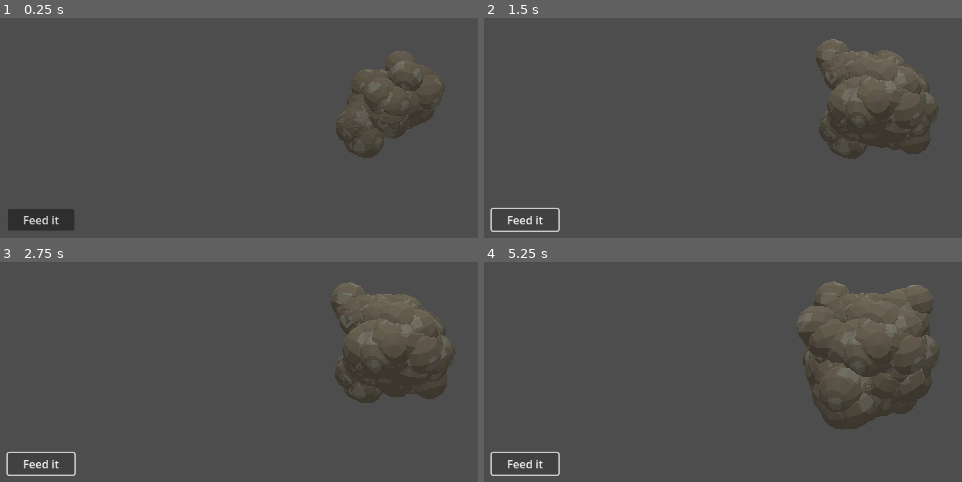
Above: before the commit, frames 1-4 (two rows, left to right).
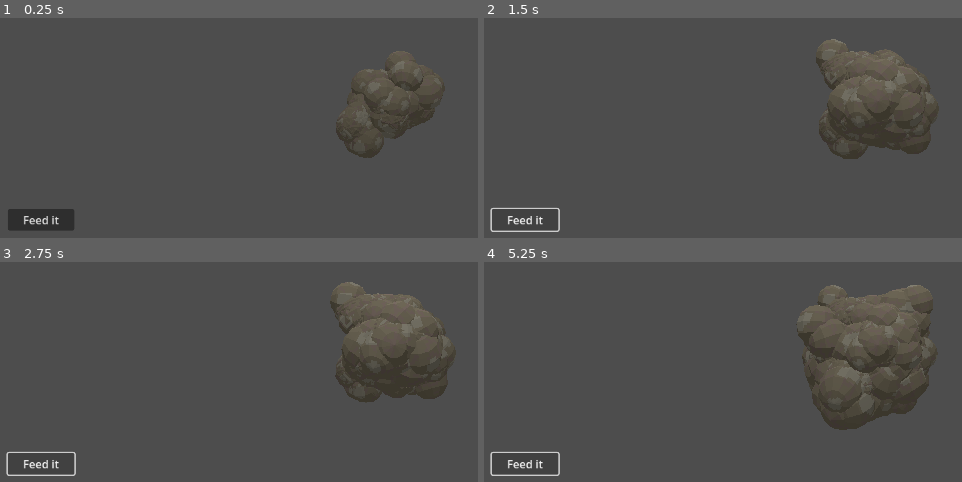
Above: after the commit, the same moments.

Repository: glaslan/biomass-accumulator
Game: Godot game, scene res://main.tscn
Two runs of this game, one before a commit and one after it. Both use one fixed random seed, a clock stepped at 60 frames per second and the inputs below.
Inputs:
- Up to frame 1 (0.25 s): no input
- Up to frame 2 (1.5 s): click "Feed it" at 0.5 s; click "Feed it" at 1.25 s
- Up to frame 3 (2.75 s): click "Feed it" at 2 s
- Up to frame 4 (5.25 s): tap Enter at 3.5, 5 s; tap Space at 4.25 s

The runs differ from the first frame. In frame 2, less than 0.1% of the frame differs, in the area x 69-94%, y 10-65%; in frame 3, 0.2%; in frame 4, 0.8%, in the area x 65-95%, y 8-77%.

Commit message:
create breathing component

Diff:
--- a/project/bio_node.tscn
+++ b/project/bio_node.tscn
@@ -1,7 +1,13 @@
-[gd_scene load_steps=2 format=3 uid="uid://dok5on1wvpbhq"]
+[gd_scene load_steps=4 format=3 uid="uid://dok5on1wvpbhq"]
 
 [ext_resource type="PackedScene" uid="uid://bew3flrfgxpld" path="res://biomass.gltf" id="1_705ar"]
+[ext_resource type="Script" path="res://lsystem.gd" id="1_a2c21"]
+[ext_resource type="PackedScene" uid="uid://dy7v2ypdk0s3o" path="res://breathing_component.tscn" id="3_e0sg1"]
 
 [node name="BioNode" type="Node3D" groups=["BioNode"]]
+script = ExtResource("1_a2c21")
 
 [node name="blockbench_export" parent="." instance=ExtResource("1_705ar")]
+
+[node name="BreathingComponent" parent="." node_paths=PackedStringArray("mesh_ins") instance=ExtResource("3_e0sg1")]
+mesh_ins = NodePath("../blockbench_export")
--- /dev/null
+++ b/project/breathing_component.gd
@@ -0,0 +1,20 @@
+extends Node
+
+class_name BreathingComponent
+
+@export var mesh_ins: Node3D
+@export var min_scale: float = 0.9  # Minimum scale factor
+@export var max_scale: float = 1.1  # Maximum scale factor
+@export var duration: float = 2.0  # Time to complete one breath cycle
+
+var tween : Tween
+
+# Called when the node enters the scene tree for the first time.
+func _ready() -> void:
+	start_breathing()
+
+func start_breathing():
+	tween = mesh_ins.create_tween()
+	tween.set_loops()  # Loops forever
+	tween.tween_property(mesh_ins, "scale", Vector3(max_scale, max_scale, max_scale), duration).set_trans(Tween.TRANS_SINE).set_ease(Tween.EASE_IN_OUT)
+	tween.tween_property(mesh_ins, "scale", Vector3(min_scale, min_scale, min_scale), duration).set_trans(Tween.TRANS_SINE).set_ease(Tween.EASE_IN_OUT)
--- /dev/null
+++ b/project/breathing_component.tscn
@@ -0,0 +1,6 @@
+[gd_scene load_steps=2 format=3 uid="uid://dy7v2ypdk0s3o"]
+
+[ext_resource type="Script" path="res://breathing_component.gd" id="1_rh6rc"]
+
+[node name="BreathingComponent" type="Node"]
+script = ExtResource("1_rh6rc")
--- a/project/main.gd
+++ b/project/main.gd
@@ -1,34 +1 @@
 extends Node
-
-@export var group_name: String = "BioNode"  # Group name to scale
-@export var min_scale: float = 0.9  # Minimum scale factor
-@export var max_scale: float = 1.1  # Maximum scale factor
-@export var duration: float = 2.0  # Time to complete one breath cycle
-
-var tween : Tween
-
-# Called when the node enters the scene tree for the first time.
-func _ready() -> void:
-	start_breathing()
-
-func _on_button_pressed():
-	var timer = Timer.new()
-	timer.wait_time = 0.1  # Set duration (in seconds)
-	timer.one_shot = true  # Timer will stop after one run
-	timer.timeout.connect(_on_timer_timeout)  # Connect signal
-	add_child(timer)  # Add timer to the scene tree
-	timer.start()  # Start the timer
-
-func _on_timer_timeout():
-	start_breathing()
-
-func start_breathing():
-	for node in get_tree().get_nodes_in_group(group_name):
-		if node is Node3D:
-			animate_breathing(node)
-
-func animate_breathing(node: Node3D):
-	tween = node.create_tween()
-	tween.set_loops()  # Loops forever
-	tween.tween_property(node, "scale", Vector3(max_scale, max_scale, max_scale), duration).set_trans(Tween.TRANS_SINE).set_ease(Tween.EASE_IN_OUT)
-	tween.tween_property(node, "scale", Vector3(min_scale, min_scale, min_scale), duration).set_trans(Tween.TRANS_SINE).set_ease(Tween.EASE_IN_OUT)
--- a/project/main.tscn
+++ b/project/main.tscn
@@ -30,5 +30,4 @@
 spot_range = 22.9817
 spot_angle = 62.5592
 
-[connection signal="pressed" from="Button" to="." method="_on_button_pressed"]
 [connection signal="pressed" from="Button" to="Spawner" method="_on_button_pressed"]
